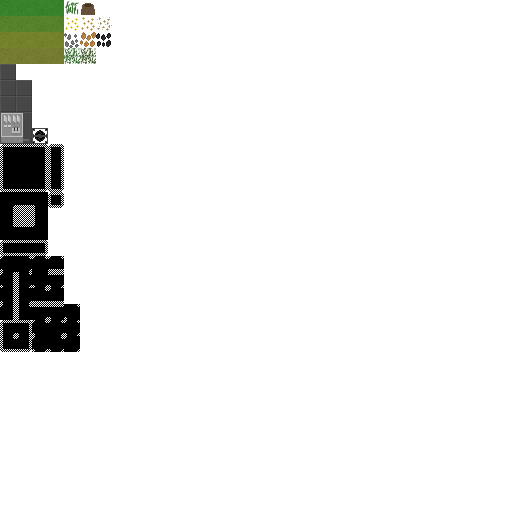
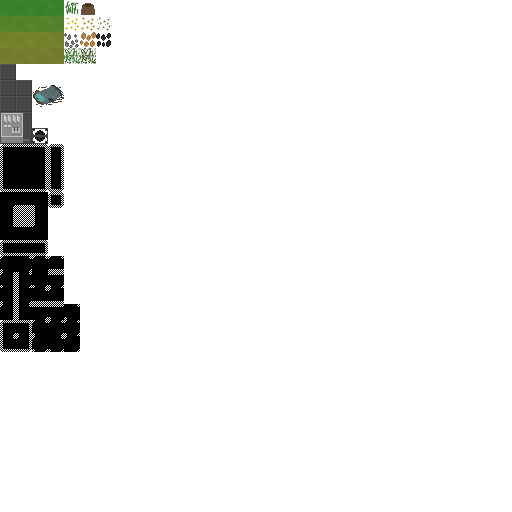
Layer changes from the first 512 x 512 image to the second:
added layer "Ship" above "drill" over [33, 85, 64, 107]
painted on "fog" (5th of 5) over [33, 85, 64, 107]
painted on "large_slab" over [33, 85, 64, 107]
painted on "path_indicator" over [33, 85, 64, 107]
painted on "grass_dead_4" over [33, 85, 64, 107]
painted on "grass_dead_3" over [33, 85, 64, 107]
painted on "grass_dead_2" over [33, 85, 64, 107]
painted on "grass_pollution_stage_2_4" over [33, 85, 64, 96]
painted on "grass_pollution_stage_2_3" over [33, 85, 64, 107]
painted on "grass_pollution_stage_2_2" over [33, 85, 64, 107]
painted on "grass_pollution_stage_1_3" over [33, 85, 64, 107]
painted on "grass_pollution_stage_1_2" over [33, 85, 64, 107]
painted on "grass_pollution_stage_1_1" over [33, 85, 64, 107]
painted on "grass_normal_3" over [33, 85, 64, 107]
painted on "grass_normal_1" over [33, 85, 64, 107]
